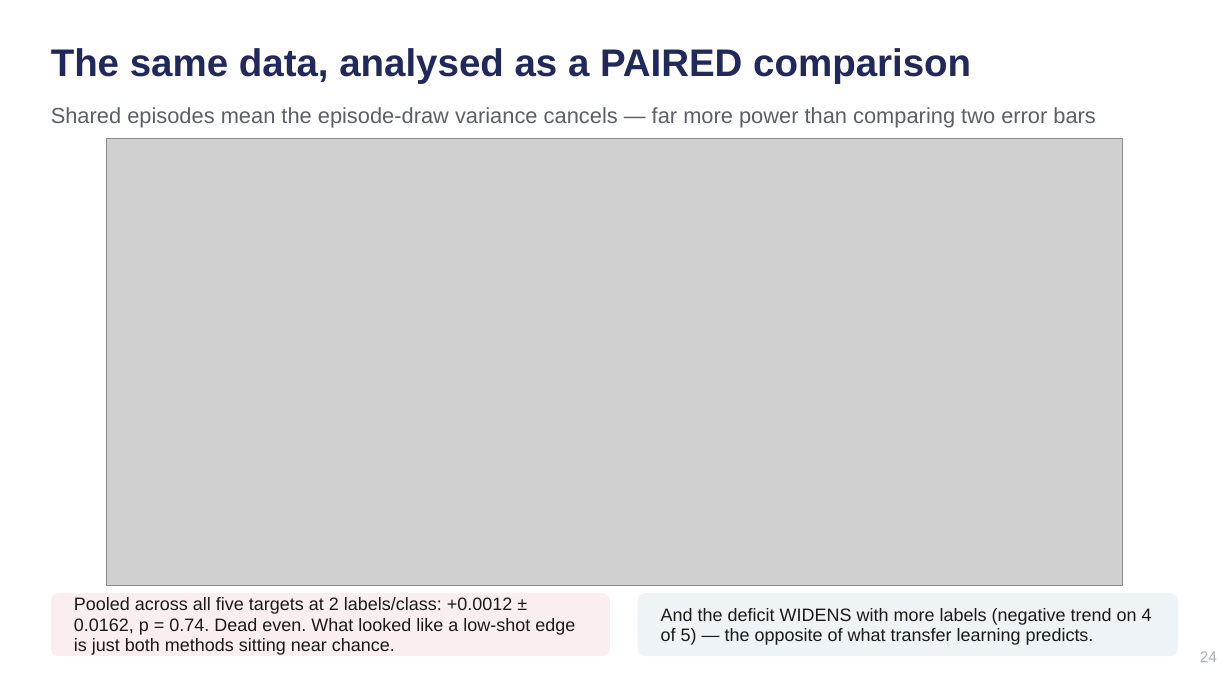
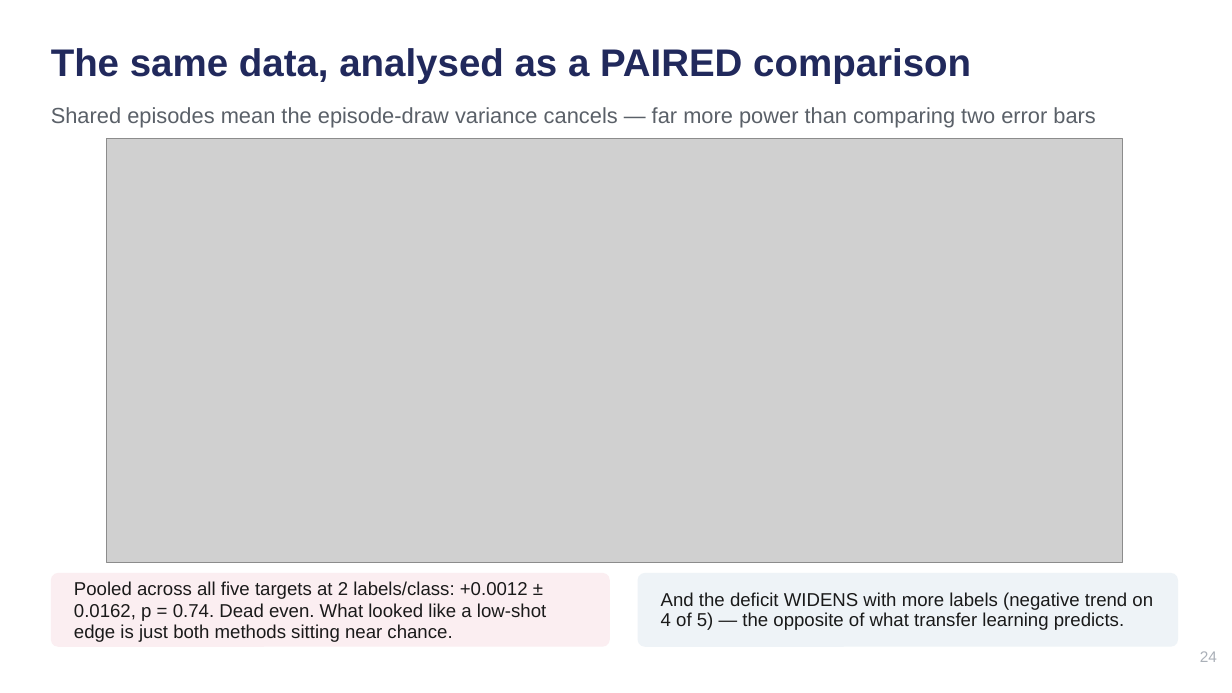
Before and after one commit to rama21094/NMR-Metabolomics-Foundational-Model, a slide deck: slide 24 of docs/Group_Meeting_2026-08-10.pptx. Drawn at 1232x693 pixels with LibreOffice and Linux fonts; fonts in the diff are those of the drawing; grey boxes stand for pictures. Boxes give left, top, right and bottom in pixels: in the first picture for what was removed or moved away, otherwise in the second. Text is boxed around its words. In the diff, an @@ line names an element or a change of style, - is before the commit and + after.

```diff
--- a/docs/Group_Meeting_2026-08-10.pptx
+++ b/docs/Group_Meeting_2026-08-10.pptx
@@ picture: place and size @@
-picture at bbox=[107, 139, 1123, 586]
+picture at bbox=[107, 139, 1123, 563]
@@ rounded rectangle: place and size @@
-rounded rectangle at bbox=[51, 593, 610, 656]
+rounded rectangle at bbox=[51, 573, 610, 647]
@@ rounded rectangle at bbox=[51, 573, 610, 647]: proportions changed @@
@@ text "Pooled across all five targets ...": place and size @@
-text "Pooled across all five targets ..." at bbox=[74, 597, 575, 655]
+text "Pooled across all five targets ..." at bbox=[74, 581, 546, 642]
@@ text "Pooled across all five targets ..." at bbox=[74, 581, 546, 642]: size 14 to 14.5 pt; line spacing 16pt to 17pt @@
@@ rounded rectangle at bbox=[638, 573, 1178, 647]: proportions changed @@
@@ rounded rectangle: place and size @@
-rounded rectangle at bbox=[638, 593, 1178, 656]
+rounded rectangle at bbox=[638, 573, 1178, 647]
@@ text "And the deficit WIDENS with ...": place and size @@
-text "And the deficit WIDENS with ..." at bbox=[661, 608, 1152, 645]
+text "And the deficit WIDENS with ..." at bbox=[661, 592, 1153, 630]
@@ text "And the deficit WIDENS with ..." at bbox=[661, 592, 1153, 630]: size 14 to 14.5 pt @@
```
Also in this commit, not shown: 11 other slides changed, 8 other files.
